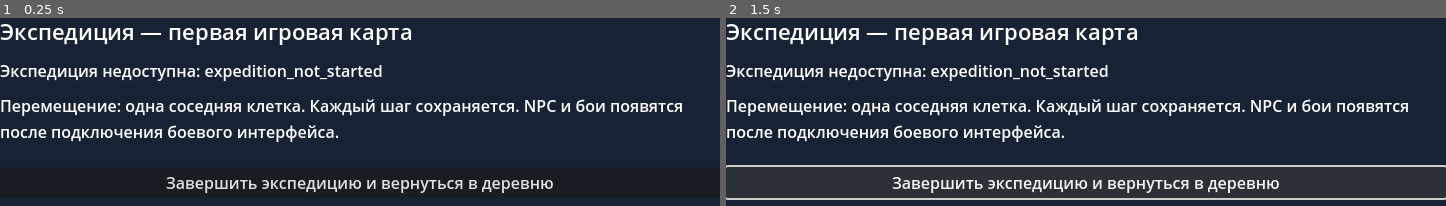
Above: before the commit, frames 1-2 (left to right).
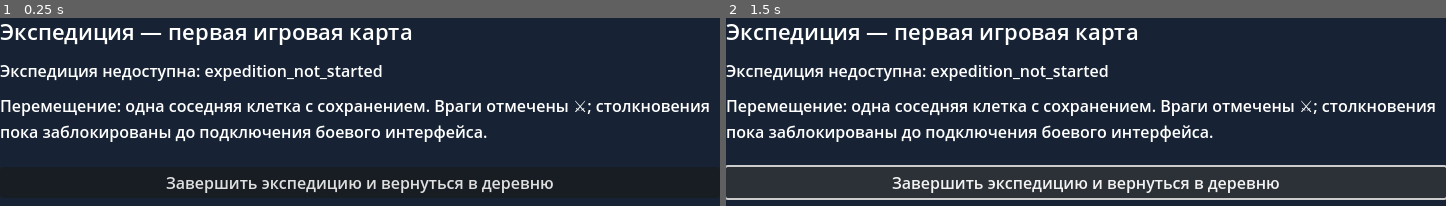
Above: after the commit, the same moments.

Repository: Archoniou1987/Battle-of-Artheon
Game: Godot game, scene res://scenes/main/solo_live_map.tscn
Same seed, same stepped clock (60 frames per second), same inputs: the game is played once before the commit and once after it. This scene is started directly instead of the project's main scene.
Inputs:
- Up to frame 1 (0.25 s): no input
- Up to frame 2 (1.5 s): click "Завершить экспедицию и вернут…" at 0.5 s; click "Завершить экспедицию и вернут…" at 1.25 s

The runs differ from the first frame. In frame 1, 4.3% of the frame differs, in the area x 2-99%, y 43-66%; in frame 2, 4.3%.

Commit message:
feat(ui): show visible enemy encounters on persistent Solo map without fake combat

Diff:
--- a/scenes/main/solo_live_map.gd
+++ b/scenes/main/solo_live_map.gd
@@ -39,7 +39,7 @@
 	status_label = Label.new()
 	root.add_child(status_label)
 	var explanation := Label.new()
-	explanation.text = "Перемещение: одна соседняя клетка. Каждый шаг сохраняется. NPC и бои появятся после подключения боевого интерфейса."
+	explanation.text = "Перемещение: одна соседняя клетка с сохранением. Враги отмечены ⚔; столкновения пока заблокированы до подключения боевого интерфейса."
 	explanation.autowrap_mode = TextServer.AUTOWRAP_WORD_SMART
 	root.add_child(explanation)
 	tile_container = GridContainer.new()
@@ -68,6 +68,8 @@
 			btn.custom_minimum_size = Vector2(37,35)
 			if pos == session.expedition.player_position:
 				btn.text = "◆"
+			elif not session.npc_bridge.npc_at(session.map,pos).is_empty() and HexGrid.distance(session.expedition.player_position,pos) <= 3:
+				btn.text = "⚔"
 			elif HexGrid.distance(session.expedition.player_position,pos) <= 3:
 				btn.text = "·"
 			else:
